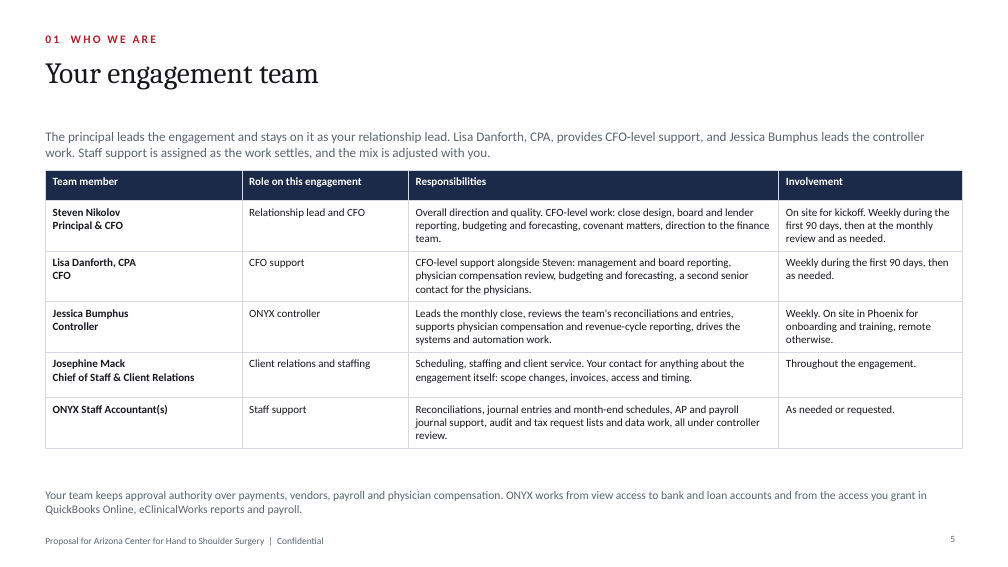
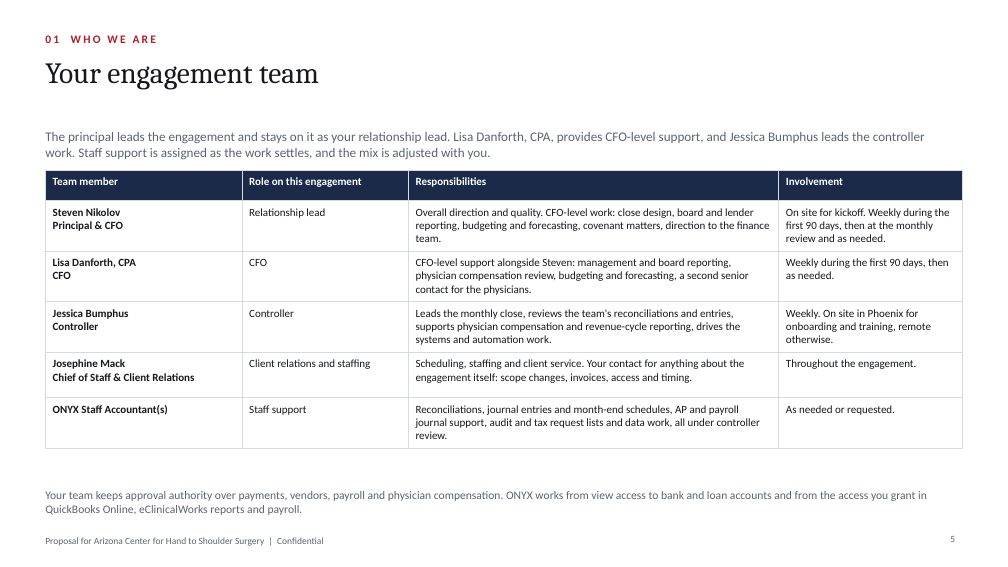
Before and after one commit to Onyxcfo/Engagement-Letter-Edits, a slide deck: slide 5 of Onyx_AZHandCenter_Proposal.pptx. Drawn at 1008x567 pixels with LibreOffice and Linux fonts; fonts in the diff are those of the drawing; background and template pictures are left out. Boxes give left, top, right and bottom in pixels: in the first picture for what was removed or moved away, otherwise in the second. Text is boxed around its words. In the diff, an @@ line names an element or a change of style, - is before the commit and + after.

```diff
--- a/Onyx_AZHandCenter_Proposal.pptx
+++ b/Onyx_AZHandCenter_Proposal.pptx
@@ table at bbox=[45, 170, 963, 447] @@
-row 2, column 2: Relationship lead and CFO
+row 2, column 2: Relationship lead
-row 3, column 2: CFO support
+row 3, column 2: CFO
-row 4, column 2: ONYX controller
+row 4, column 2: Controller
```
Also in this commit, not shown: 5 other slides changed, 2 other files.
